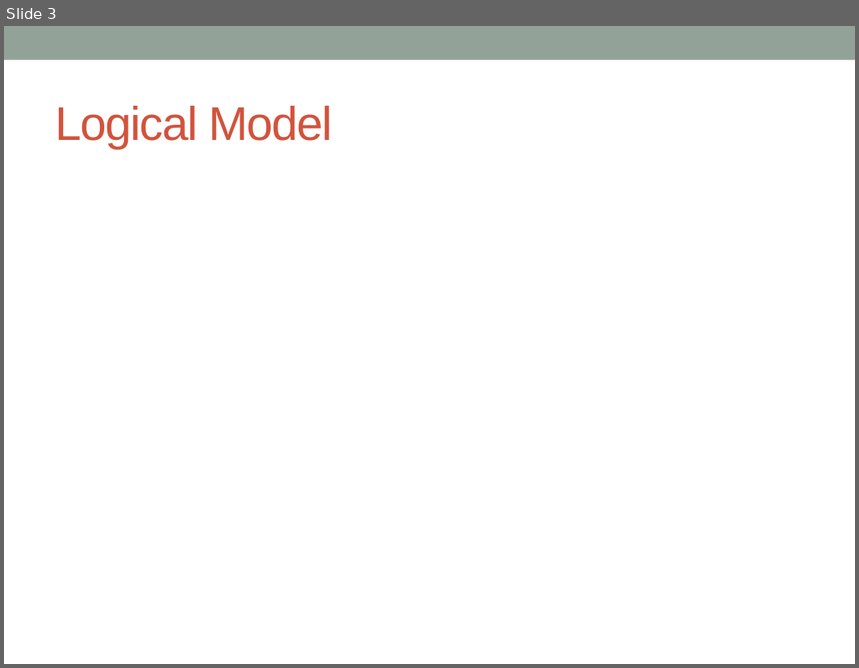
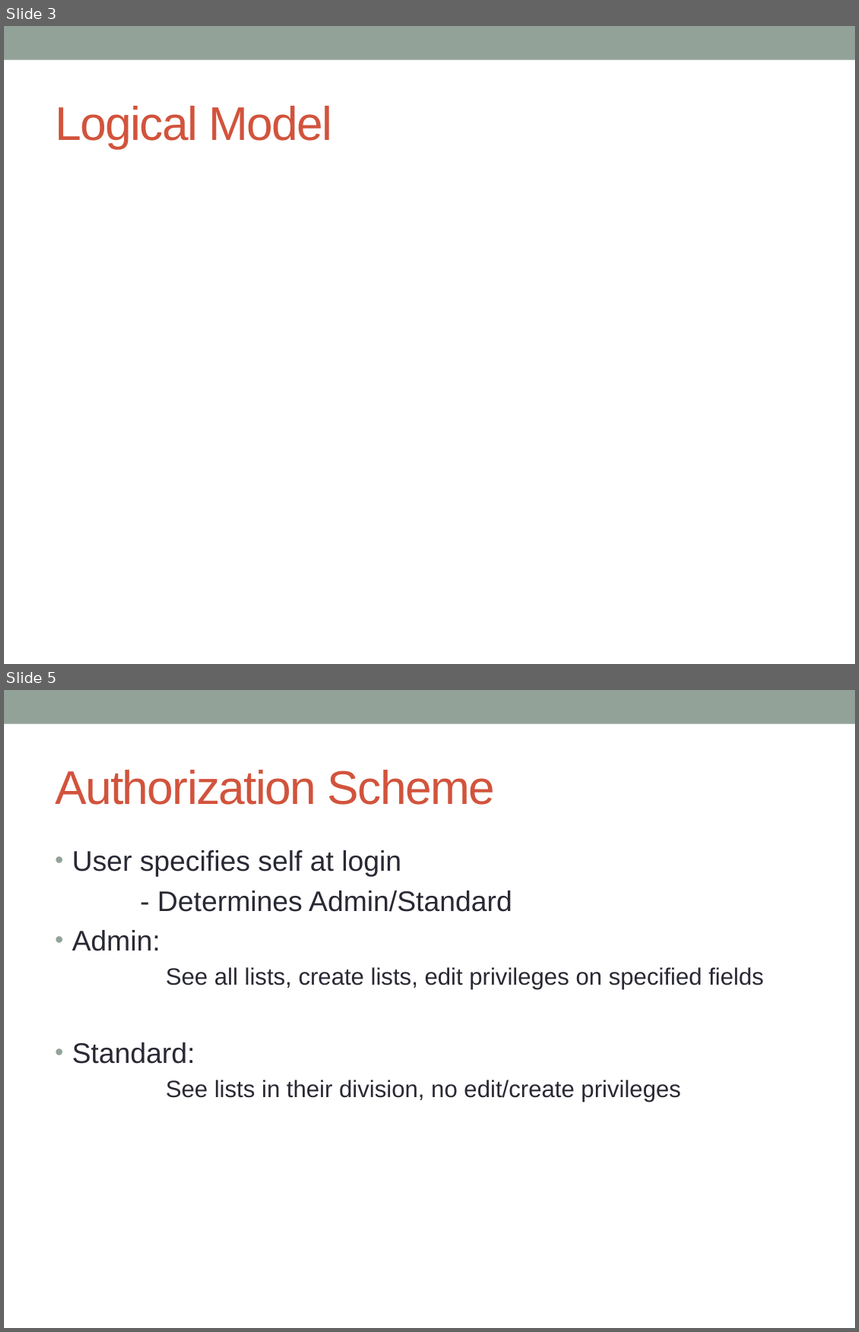
Before and after one commit to cschwendiman/cs347project, a slide deck: project_presentation.pptx. Shown one above the other, each under a label of ours: slide 3 before the commit, slides 3 and 5 after it; the slides between them are not shown. The pictures are 859x668 and 859x1332 pixels, drawn with LibreOffice and Linux fonts; fonts in the diff are those of the drawing. Boxes give left, top, right and bottom in pixels: in the first picture for what was removed or moved away, otherwise in the second. Text is boxed around its words. In the diff, an @@ line names an element or a change of style, - is before the commit and + after.

```diff
--- a/project_presentation.pptx
+++ b/project_presentation.pptx
@@ slide 5 added at (4,690,855,1328), background #FFFFFF; not listed: 1 template element that a slide beside it also shows @@
@@ title added at (55,770,495,805), 40 pt, text #D2533C @@
+Authorization Scheme
@@ text added at (72,850,764,1102), 20 pt, text #292934 @@
+• User specifies self at login
+- Determines Admin/Standard
+• Admin:
+  See all lists, create lists, edit privileges on specified fields
+• Standard:
+  See lists in their division, no edit/create privileges
```
Also in this commit, not shown: 13 other slides added.
